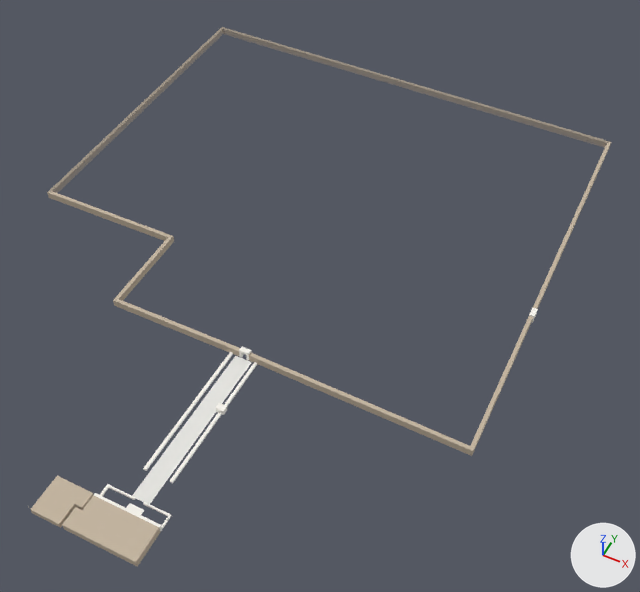
A saved change to the glTF model assets/items/zk049nr1655/Serapeum_LP.glb.
Both versions are drawn from a camera (50 mm lens) standing at (184.0, -106.0, 332.0) and looking at (45.0, 172.0, -15.0). The axes (+X, +Y, +Z) are drawn at lower right. The lights are the same throughout.

The first picture shows 'Mesh1 Apis_Shrine1 Model', 'Mesh2 Model', 'Mesh3 Model', 'Mesh4 Model', 'Mesh5 Model', 'Mesh6 Model', 'Mesh7 Model', 'Mesh8 Model'.
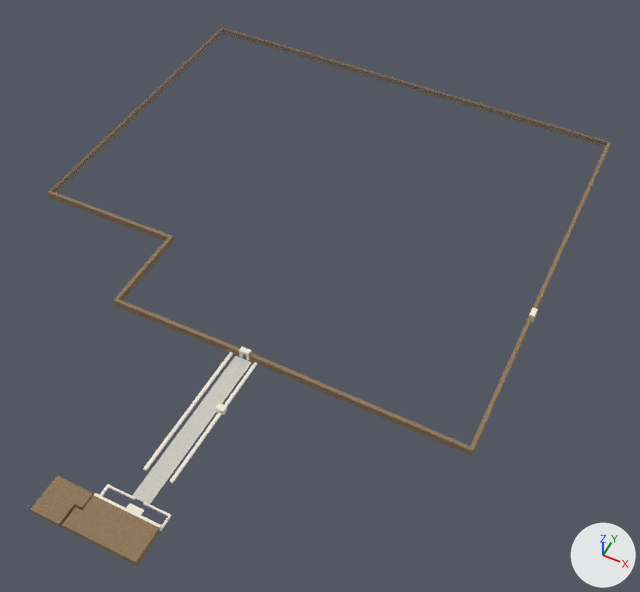
What differs and where, as boxes (x1, y1, x2, y2) in the pictures (640 x 592 px):
'Mesh3 Model', surface changed (beige to brown)
    both: (47, 27, 611, 456)
'Mesh6 Model', surface changed (beige to brown)
    both: (62, 484, 171, 567)
'Mesh8 Model', surface changed (white to grey)
    both: (132, 356, 252, 504)
'Mesh7 Model', surface changed (beige to brown)
    both: (30, 476, 94, 528)
'Mesh5 Model', surface changed
    both: (143, 352, 233, 471)
'Mesh4 Model', surface changed
    both: (170, 412, 222, 483)
'Mesh2 Model', surface changed
    both: (224, 362, 257, 406)
'Mesh1 Apis_Shrine1 Model', surface changed
    both: (216, 403, 227, 415)

The change, as a list of edits to the scene's bpy script:
```text
Add img_white_limestone_block_big:
    img_white_limestone_block_big = load_image('white_limestone_block_big', '_unpacked/white_limestone_block_big', 770, 653, 'sRGB')
Add img_mudbrick5:
    img_mudbrick5 = load_image('Mudbrick5', '_unpacked/Mudbrick5', 492, 299, 'sRGB')
Add img_mudbrick4:
    img_mudbrick4 = load_image('Mudbrick4', '_unpacked/Mudbrick4', 492, 299, 'sRGB')
Add img_white_limestone1:
    img_white_limestone1 = load_image('white_limestone1', '_unpacked/white_limestone1', 202, 164, 'sRGB')
Change mat_white_limestone1:
    remove mat_white_limestone1.base_color = (0.953, 0.925, 0.867)  # white #faf6ef
    add mat_white_limestone1.texture = img_white_limestone1
Change mat_mudbrick4:
    remove mat_mudbrick4.base_color = (0.553, 0.463, 0.353)  # beige #c4b5a0
    add mat_mudbrick4.texture = img_mudbrick4
Change mat_mudbrick5:
    where n0 = _N.new('ShaderNodeBsdfPrincipled'); n0.name = 'Principled BSDF'
    remove n0.inputs[0].default_value = (0.553, 0.463, 0.353, 1.0)  # 'Base Color', beige #c4b5a0
    remove n0.inputs[4].default_value = 0.5  # 'Alpha'
    add n2 = _N.new('ShaderNodeMath'); n2.name = 'Math'
    add n2.operation = 'MULTIPLY'
    add n3 = _N.new('ShaderNodeTexImage'); n3.name = 'Image Texture'
    add n3.image = img_mudbrick5
    add _L.new(n2.outputs[0], n0.inputs[4])  # 'Value' to 'Alpha'
    add _L.new(n3.outputs[0], n0.inputs[0])  # 'Color' to 'Base Color'
    add _L.new(n3.outputs[1], n2.inputs[0])  # 'Alpha' to 'Value'
Change mat_white_limestone_block_big:
    remove mat_white_limestone_block_big.base_color = (0.796, 0.788, 0.757)  # white #e7e6e2
    add mat_white_limestone_block_big.texture = img_white_limestone_block_big
```
